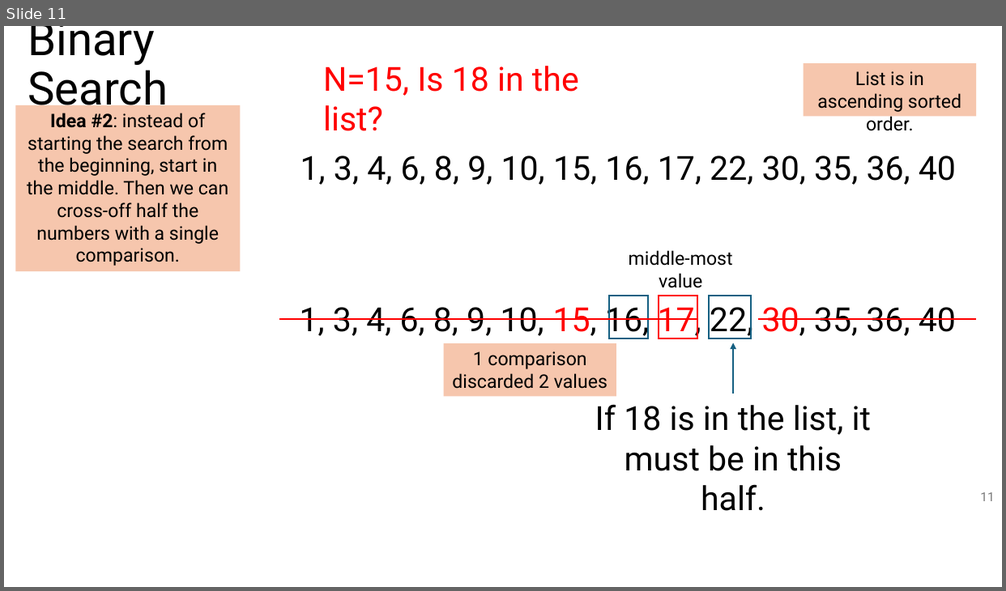
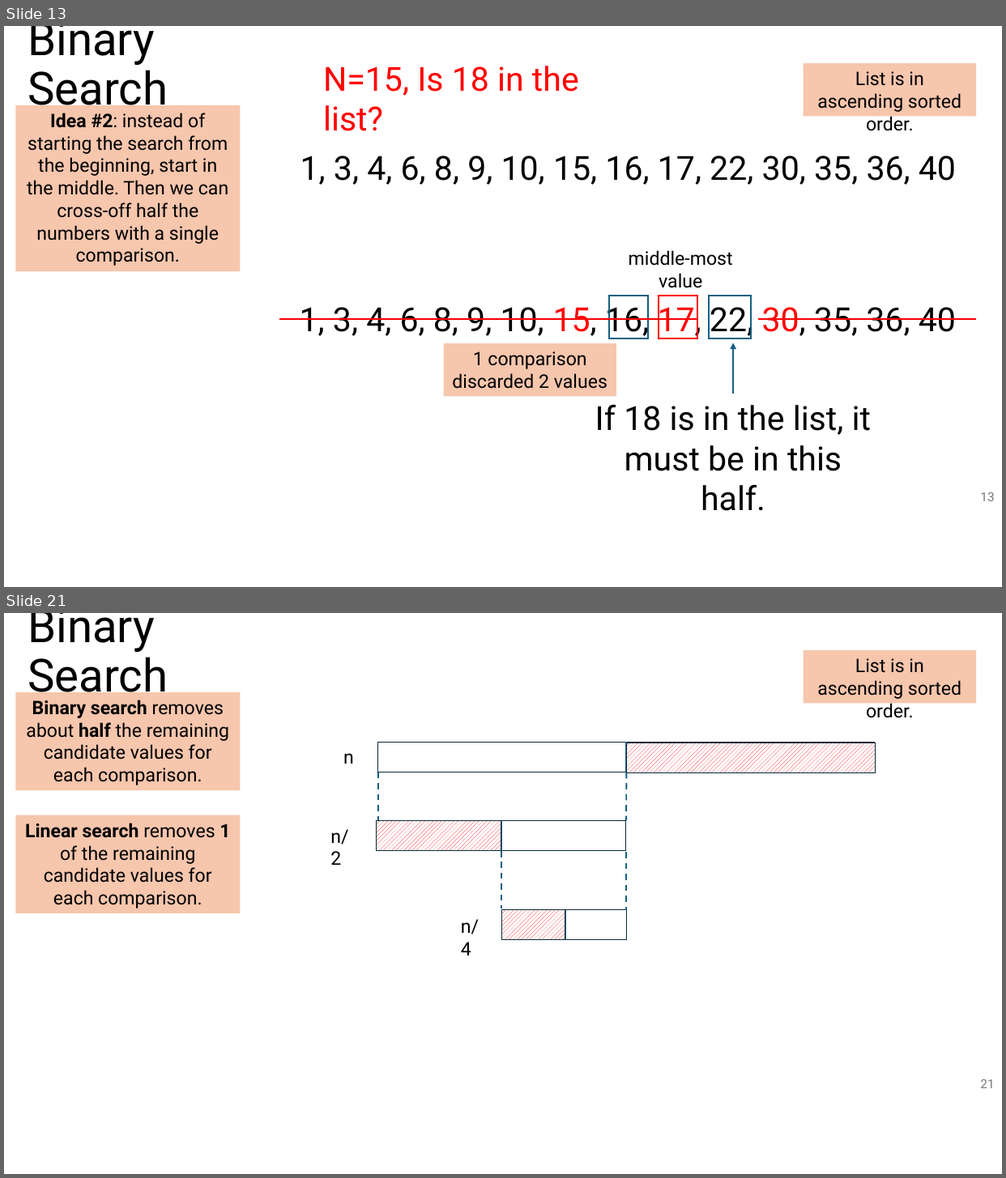
Before and after one commit to tjd1234/cmpt120fall2024, a slide deck: lecture_notes/chapter_algorithms/alg2_binary_search/chapter_binary_search.pptx. Shown one above the other, each under a label of ours: slide 11 before the commit, slides 13 and 21 after it; the slides between them are not shown. The pictures are 1006x591 and 1006x1178 pixels, drawn with LibreOffice and Linux fonts; fonts in the diff are those of the drawing. Boxes give left, top, right and bottom in pixels: in the first picture for what was removed or moved away, otherwise in the second. Text is boxed around its words. In the diff, an @@ line names an element or a change of style, - is before the commit and + after.

```diff
--- a/lecture_notes/chapter_algorithms/alg2_binary_search/chapter_binary_search.pptx
+++ b/lecture_notes/chapter_algorithms/alg2_binary_search/chapter_binary_search.pptx
@@ slide 21 added at (4,613,1002,1174), background #FFFFFF @@
@@ title added at (27,613,168,702), 44 pt, text #000000 @@
+Binary Search
@@ rectangle added at (803,650,977,704), fill #F6C6AD, 18 pt, text #000000 @@
+List is in ascending sorted order.
@@ rectangle added at (15,692,240,790), fill #F6C6AD, 18 pt, text #000000 @@
+Binary search removes about half the remaining candidate values for each comparison.
@@ text added at (343,753,354,764), 18 pt, text #000000 @@
+n
@@ rectangle added at (378,742,875,772), outline #092A39 0.75 pt @@
@@ rectangle added at (626,743,875,773), fill pattern #FF0000 on #FFFFFF, outline #092A39 0.75 pt @@
@@ line added from (627, 742) to (627, 773), #156082 1.5 pt @@
@@ line added from (378, 773) to (378, 821), #156082 1.5 pt dashed @@
@@ line added from (627, 773) to (626, 821), #156082 1.5 pt dashed @@
@@ rectangle added at (15,815,240,914), fill #F6C6AD, 18 pt, text #000000 @@
+Linear search removes 1 of the remaining candidate values for each comparison.
@@ text added at (330,829,348,865), 18 pt, text #000000 @@
+n/2
@@ rectangle added at (376,821,501,851), fill pattern #FF0000 on #FFFFFF, outline #092A39 0.75 pt @@
@@ rectangle added at (377,821,626,851), outline #092A39 0.75 pt @@
@@ line added from (501, 821) to (501, 851), #156082 1.5 pt @@
@@ line added from (501, 851) to (501, 909), #156082 1.5 pt dashed @@
@@ line added from (627, 853) to (627, 910), #156082 1.5 pt dashed @@
@@ text added at (461,919,479,956), 18 pt, text #000000 @@
+n/4
@@ rectangle added at (502,910,565,940), fill pattern #FF0000 on #FFFFFF, outline #092A39 0.75 pt @@
@@ rectangle added at (504,910,627,940), outline #092A39 0.75 pt @@
@@ line added from (565, 910) to (565, 940), #156082 1.5 pt @@
@@ page number added at (980,1080,994,1088), 12 pt, text #797979 @@
+21
@@ what was slide 11 is now slide 13 @@
@@ page number at (980,493,994,501): text changed @@
-11
+13
```
Also in this commit, not shown: 15 slides changed, 20 other slides added, 1 other file.
